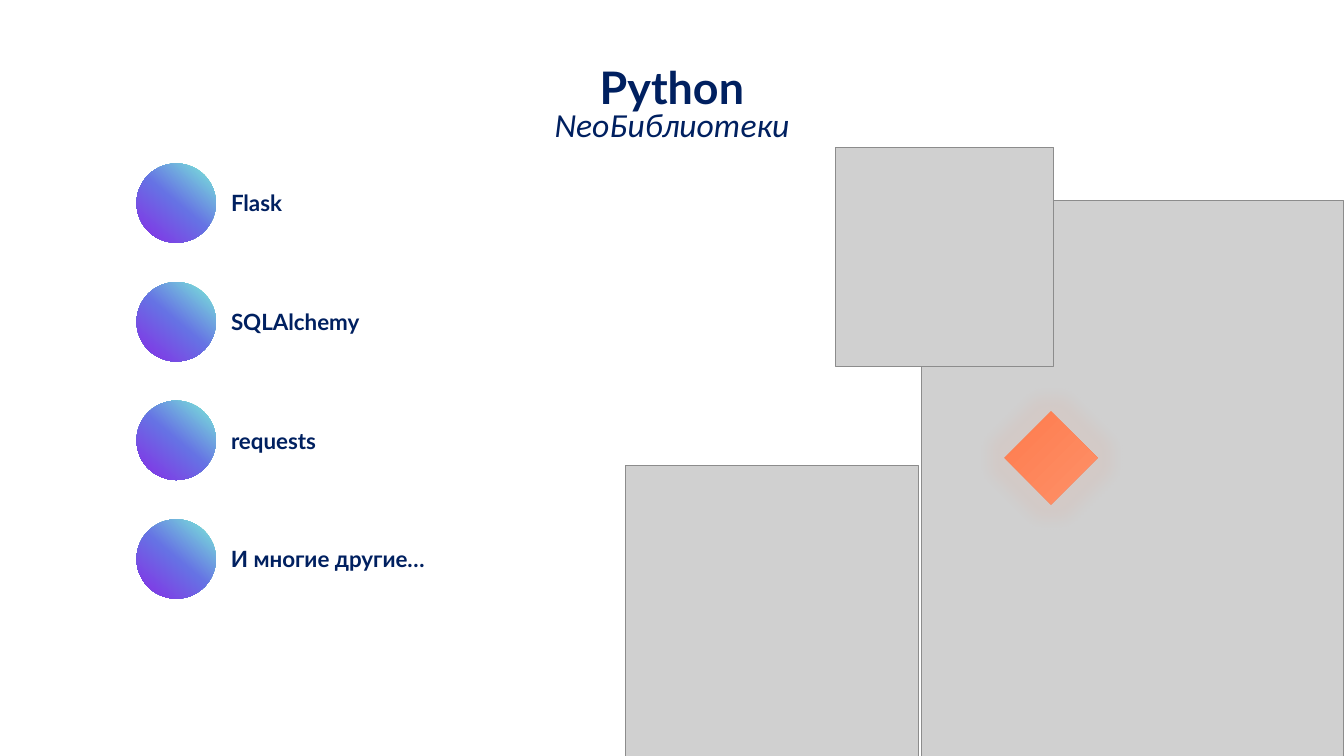
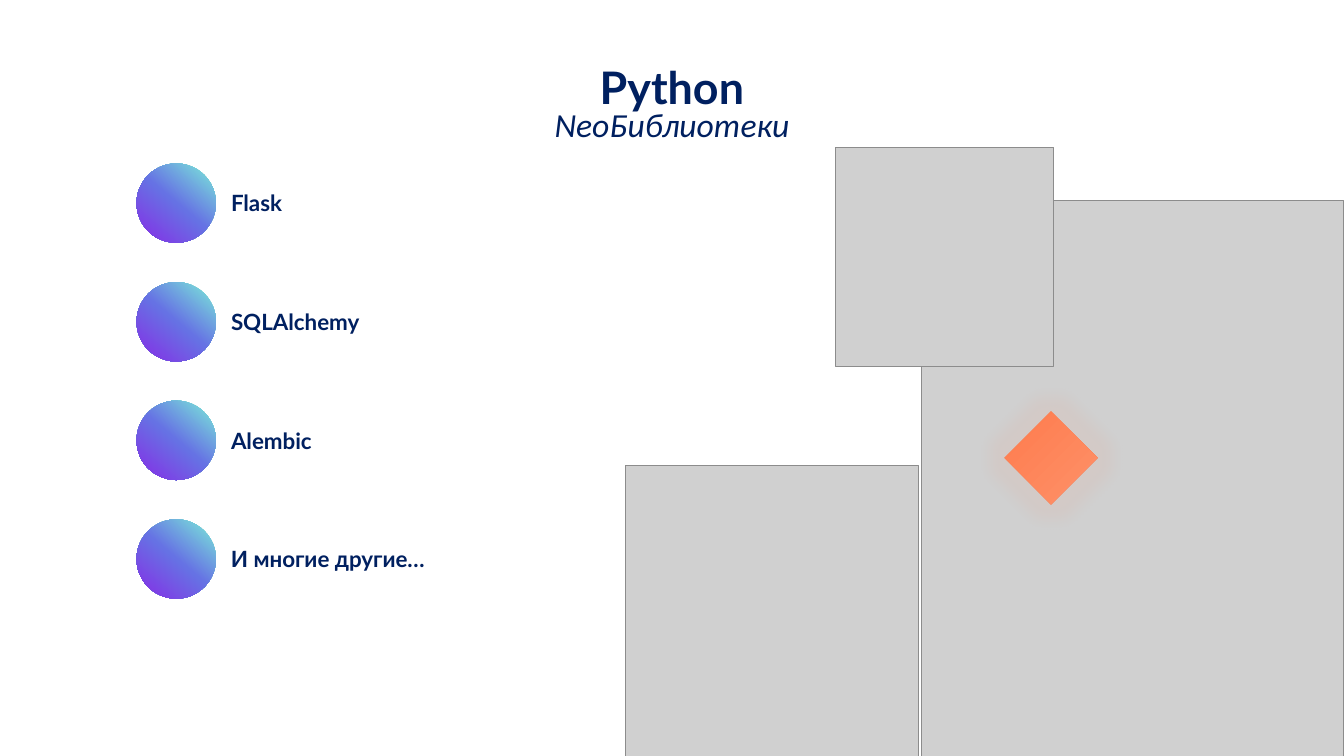
Before and after one commit to romka-best/NeoBrain_App, a slide deck: slide 11 of NeoBrain.pptx (slide 12 before the commit). Drawn at 1344x756 pixels with LibreOffice and Linux fonts; fonts in the diff are those of the drawing; grey boxes stand for pictures. Boxes give left, top, right and bottom in pixels: in the first picture for what was removed or moved away, otherwise in the second. Text is boxed around its words. In the diff, an @@ line names an element or a change of style, - is before the commit and + after.

```diff
--- a/NeoBrain.pptx
+++ b/NeoBrain.pptx
@@ text at [231, 432, 312, 449]: text changed @@
-requests
+Alembic
```
Also in this commit, not shown: 6 other slides changed, 1 slide added, 1 slide removed, 27 other files.
